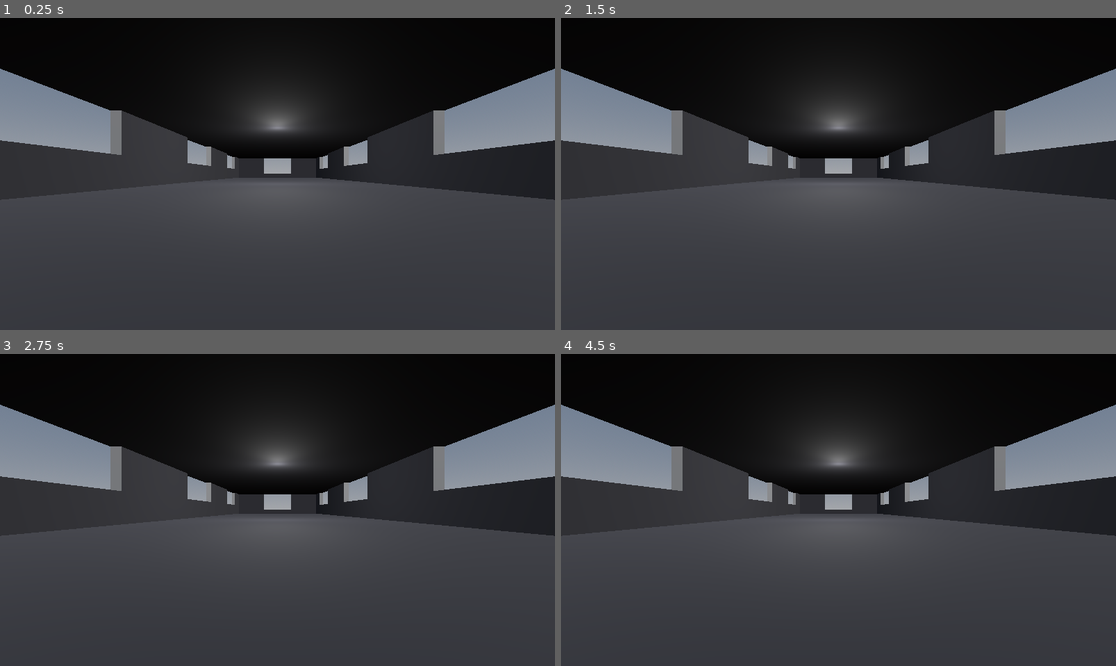
Above: before the commit, frames 1-4 (two rows, left to right).
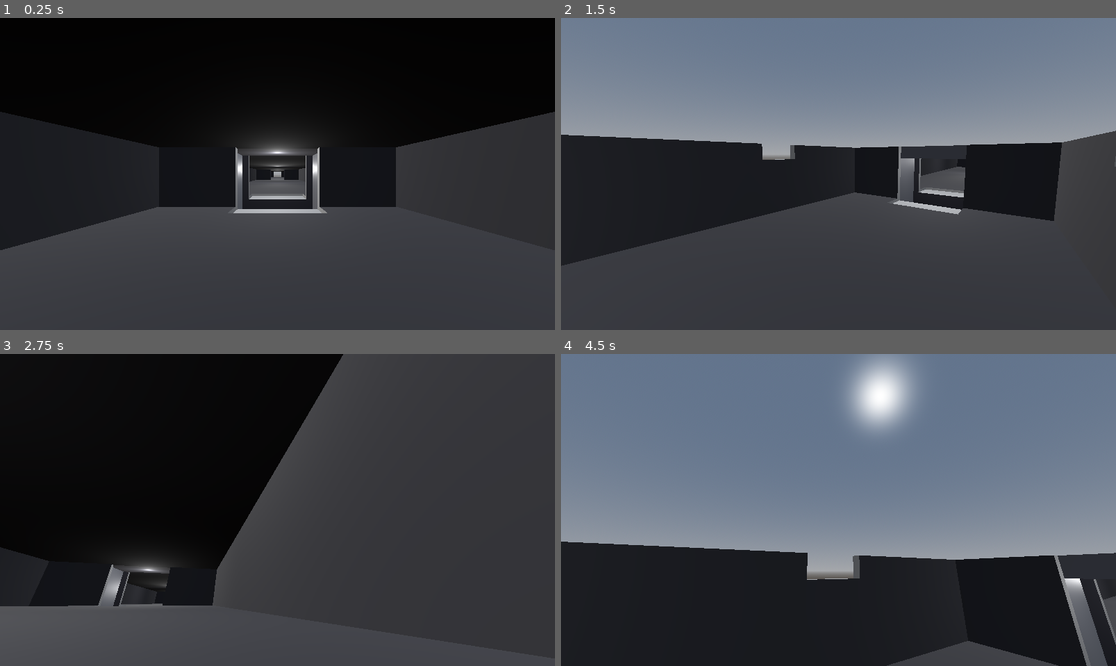
Above: after the commit, the same moments.

Repository: miles5g/zombietrain
Game: Godot game, scene res://world.tscn
The game is run twice, just before and just after one commit, with the same random seed, the same clock (stepped at 60 frames per second) and the same inputs.
Inputs (mouse positions are in pixels of both pictures, inside the frame that each line leads up to):
- Up to frame 1 (0.25 s): no input
- Up to frame 2 (1.5 s): tap Enter at 0.5, 1.35 s; move the mouse to (960, 158) at 0.52 s; hold D (move_right) 0.53-1.28 s; hold Shift (crouch) 0.53-1.28 s; tap Space (jump) at 0.77 s; move the mouse to (727, 189) at 1.27 s; hold S (move_back) from 1.28 s (still down)
- Up to frame 3 (2.75 s): tap Space (jump) at 1.52 s; move the mouse to (333, 441) at 2.02 s; release S (move_back) at 2.03 s; hold D (move_right) from 2.03 s (still down); hold Shift (crouch) from 2.03 s (still down)
- Up to frame 4 (4.5 s): move the mouse to (810, 572) at 2.77 s; release D (move_right) at 2.78 s; release Shift (crouch) at 2.78 s; hold W (move_forward) 2.78-3.53 s; tap Enter at 2.85, 4.35 s; tap Space (jump) at 3.02, 3.77 s; move the mouse to (1005, 556) at 3.52 s; hold Shift (crouch) 3.53-4.28 s; hold A (move_left) from 3.53 s (still down); move the mouse to (672, 463) at 4.27 s

The runs differ from the first frame. In frame 1, 21% of the frame differs, in the area x 0-100%, y 16-75%; in frame 2, 51%; in frame 3, 43%; in frame 4, 91%, in the area x 0-100%, y 0-100%.
Error before the commit: Parse Error: Cannot infer the type of "g" variable because the value doesn't have a set type. (res://player.gd:79)

Commit message:
Gangway: smaller flush connector, same floor level; car spacing; spawn facing forward; explicit collision
Made-with: Cursor

Diff:
--- a/caboose_generator.gd
+++ b/caboose_generator.gd
@@ -1,20 +1,31 @@
-extends Node3D
-
+extends CSGCombiner3D
+
+# Fired when player enters this car's gangway (from previous car) — used for spawn/despawn
 signal player_reached_door
+# Fired when player leaves gangway and enters main body (open door to next car) — start next wave here
+signal player_entered_main_body
 
 # --- Car Dimensions ---
 var hull_size := Vector3(6.0, 4.0, 20.0) # (width, height, length)
 var wall_thickness := 0.2
 # Thicker roof so player doesn't clip through; must be >= wall_thickness and aligned with CSG
 var roof_thickness := 0.4
+# Small gangway flush between cars (short, narrow connector)
+var gangway_length := 2.0
+var gangway_width := 2.8
+var gangway_height := hull_size.y
 
 func _ready() -> void:
+	# CSG collision often doesn't subtract doors reliably, causing an invisible wall.
+	# Use explicit collision instead: floor, roof, and side walls only (no end walls = open doorways).
+	use_collision = false
+
 	# --- Hull (Outer Shell) ---
 	var hull := CSGBox3D.new()
 	hull.name = "Hull"
 	hull.size = hull_size
 	hull.position = Vector3(0, hull_size.y * 0.5, 0) # so floor sits at y=0
-	hull.use_collision = true  # required so hull (and floor/roof) block the player
+	hull.use_collision = false
 	var mat := StandardMaterial3D.new()
 	mat.albedo_color = Color(0.13, 0.13, 0.16) # Slightly lighter than before (not 100% black)
 	hull.material = mat
@@ -50,12 +61,133 @@
 	roof_mat.albedo_color = Color(0.13, 0.13, 0.15)
 	roof.material_override = roof_mat
 	add_child(roof)
-	# Roof collision: same thickness and position as mesh so no gaps
-	var roof_collision := CollisionShape3D.new()
-	roof_collision.shape = BoxShape3D.new()
-	roof_collision.shape.size = Vector3(hull_size.x, roof_thickness, hull_size.z)
-	roof_collision.position = Vector3(0, roof_center_y, 0)
-	add_child(roof_collision)
+	# --- Explicit collision (no CSG): floor, roof, side walls only — no end walls so doorways are open ---
+	var body := StaticBody3D.new()
+	body.name = "CarCollision"
+
+	# Single floor level for whole car + gangway (top of slab = walkable surface)
+	var floor_top_y := wall_thickness
+	var floor_center_y := floor_top_y * 0.5
+
+	var floor_shape := CollisionShape3D.new()
+	floor_shape.shape = BoxShape3D.new()
+	floor_shape.shape.size = Vector3(hull_size.x, wall_thickness, hull_size.z)
+	floor_shape.position = Vector3(0, floor_center_y, 0)
+	body.add_child(floor_shape)
+
+	var roof_shape := CollisionShape3D.new()
+	roof_shape.shape = BoxShape3D.new()
+	roof_shape.shape.size = Vector3(hull_size.x, roof_thickness, hull_size.z)
+	roof_shape.position = Vector3(0, roof_center_y, 0)
+	body.add_child(roof_shape)
+
+	var wall_y := hull_size.y * 0.5
+	var wall_depth := wall_thickness
+	var left_x := -hull_size.x * 0.5 + wall_depth * 0.5
+	var right_x := hull_size.x * 0.5 - wall_depth * 0.5
+	var left_wall := CollisionShape3D.new()
+	left_wall.shape = BoxShape3D.new()
+	left_wall.shape.size = Vector3(wall_depth, hull_size.y, hull_size.z)
+	left_wall.position = Vector3(left_x, wall_y, 0)
+	body.add_child(left_wall)
+	var right_wall := CollisionShape3D.new()
+	right_wall.shape = BoxShape3D.new()
+	right_wall.shape.size = Vector3(wall_depth, hull_size.y, hull_size.z)
+	right_wall.position = Vector3(right_x, wall_y, 0)
+	body.add_child(right_wall)
+
+	# Gangway: floor at same level as main car (floor_center_y)
+	var gangway_center_z := -hull_size.z * 0.5 - gangway_length * 0.5
+	var gangway_floor_shape := CollisionShape3D.new()
+	gangway_floor_shape.shape = BoxShape3D.new()
+	gangway_floor_shape.shape.size = Vector3(gangway_width, wall_thickness, gangway_length)
+	gangway_floor_shape.position = Vector3(0, floor_center_y, gangway_center_z)
+	body.add_child(gangway_floor_shape)
+
+	add_child(body)
+
+	# --- Gangway (small, flush connector: floor same level as main car, then walls, ceiling) ---
+	var gangway_floor_mesh := MeshInstance3D.new()
+	var gw_floor_box := BoxMesh.new()
+	gw_floor_box.size = Vector3(gangway_width, wall_thickness, gangway_length)
+	gangway_floor_mesh.mesh = gw_floor_box
+	gangway_floor_mesh.position = Vector3(0, floor_center_y, gangway_center_z)
+	var gw_floor_mat := StandardMaterial3D.new()
+	gw_floor_mat.albedo_color = Color(0.12, 0.12, 0.14)
+	gw_floor_mat.metallic = 0.15
+	gangway_floor_mesh.material_override = gw_floor_mat
+	add_child(gangway_floor_mesh)
+
+	var gw_wall_mat := StandardMaterial3D.new()
+	gw_wall_mat.albedo_color = Color(0.5, 0.5, 0.52)
+	gw_wall_mat.metallic = 0.6
+	gw_wall_mat.roughness = 0.4
+	var gw_wall_depth := wall_thickness
+	var gw_left := MeshInstance3D.new()
+	gw_left.mesh = BoxMesh.new()
+	(gw_left.mesh as BoxMesh).size = Vector3(gw_wall_depth, gangway_height, gangway_length)
+	gw_left.position = Vector3(-gangway_width * 0.5 + gw_wall_depth * 0.5, gangway_height * 0.5, gangway_center_z)
+	gw_left.material_override = gw_wall_mat
+	add_child(gw_left)
+	var gw_right := MeshInstance3D.new()
+	gw_right.mesh = BoxMesh.new()
+	(gw_right.mesh as BoxMesh).size = Vector3(gw_wall_depth, gangway_height, gangway_length)
+	gw_right.position = Vector3(gangway_width * 0.5 - gw_wall_depth * 0.5, gangway_height * 0.5, gangway_center_z)
+	gw_right.material_override = gw_wall_mat
+	add_child(gw_right)
+
+	var gw_ceiling := MeshInstance3D.new()
+	gw_ceiling.mesh = BoxMesh.new()
+	(gw_ceiling.mesh as BoxMesh).size = Vector3(gangway_width, roof_thickness, gangway_length)
+	gw_ceiling.position = Vector3(0, gangway_height - roof_thickness * 0.5, gangway_center_z)
+	var gw_ceiling_mat := StandardMaterial3D.new()
+	gw_ceiling_mat.albedo_color = Color(0.45, 0.45, 0.48)
+	gw_ceiling_mat.metallic = 0.5
+	gw_ceiling.material_override = gw_ceiling_mat
+	add_child(gw_ceiling)
+
+	var gw_left_col := CollisionShape3D.new()
+	gw_left_col.shape = BoxShape3D.new()
+	gw_left_col.shape.size = Vector3(gw_wall_depth, gangway_height, gangway_length)
+	gw_left_col.position = Vector3(-gangway_width * 0.5 + gw_wall_depth * 0.5, gangway_height * 0.5, gangway_center_z)
+	body.add_child(gw_left_col)
+	var gw_right_col := CollisionShape3D.new()
+	gw_right_col.shape = BoxShape3D.new()
+	gw_right_col.shape.size = Vector3(gw_wall_depth, gangway_height, gangway_length)
+	gw_right_col.position = Vector3(gangway_width * 0.5 - gw_wall_depth * 0.5, gangway_height * 0.5, gangway_center_z)
+	body.add_child(gw_right_col)
+
+	# Placeholder nodes for doors and stations (add level-up, shop, safe-zone content as children)
+	var gangway_room := Node3D.new()
+	gangway_room.name = "GangwayRoom"
+	gangway_room.position = Vector3(0, 0, gangway_center_z)
+	add_child(gangway_room)
+	var door_prev := Node3D.new()
+	door_prev.name = "DoorToPreviousCar"
+	door_prev.position = Vector3(0, gangway_height * 0.5, -gangway_length * 0.5)
+	gangway_room.add_child(door_prev)
+	var door_next := Node3D.new()
+	door_next.name = "DoorToNextCar"
+	door_next.position = Vector3(0, gangway_height * 0.5, gangway_length * 0.5)
+	gangway_room.add_child(door_next)
+	var level_up := Node3D.new()
+	level_up.name = "LevelUpStation"
+	level_up.position = Vector3(-gangway_width * 0.25, 1.0, 0)
+	gangway_room.add_child(level_up)
+	var weapon_shop := Node3D.new()
+	weapon_shop.name = "WeaponShop"
+	weapon_shop.position = Vector3(gangway_width * 0.25, 1.0, 0)
+	gangway_room.add_child(weapon_shop)
+	var safe_zone := Node3D.new()
+	safe_zone.name = "SafeZone"
+	safe_zone.position = Vector3(0, 0, 0)
+	gangway_room.add_child(safe_zone)
+
+	var gw_light := OmniLight3D.new()
+	gw_light.light_energy = 1.0
+	gw_light.omni_range = 8.0
+	gw_light.position = Vector3(0, gangway_height - 0.5, gangway_center_z)
+	add_child(gw_light)
 
 	# --- Interior Lighting (OmniLight at ceiling center) ---
 	var ceiling_light := OmniLight3D.new()
@@ -64,71 +196,89 @@
 	ceiling_light.position = Vector3(0, hull_size.y - roof_thickness - 0.2, 0)
 	add_child(ceiling_light)
 
-	# --- Windows (side cutouts), spaced along Z, at 'eye level', avoiding doors ---
-	var player_eye_level := 1.5 # meters above ground
-	var bench_height := 0.6     # meters, space beneath window for bench
-	var window_clear_above_bench := 0.2 # extra gap above bench
-
-	# Calculate window vertical placement: ideally just above the bench area, but still aesthetically spaced
-	var window_bottom = bench_height + window_clear_above_bench
-	var window_height = hull_size.y * 0.34
-	var eye_level_y = window_bottom + (window_height * 0.5)
-
-	# Ensure does not exceed hull
-	var max_window_y = hull_size.y - wall_thickness - (window_height * 0.5) - 0.15
-	var window_y = min(eye_level_y, max_window_y)
-	var window_width = 1.05
-	var window_length = 2.2
-
-	# Calculate window count & placement so they do not overlap with doors
-	var door_width = hull_size.x * 0.33
-	var door_height = hull_size.y * 0.75
-	var door_thickness = wall_thickness + 0.05
-	var door_size = Vector3(door_width, door_height, door_thickness)
-	var door_y = (door_height * 0.5) + (hull_size.y - door_height) * 0.5
-	var z_offset = (hull_size.z/2) - (door_thickness*0.5)
-	var door_edge_buffer = window_length * 0.6 # don't let windows overlap with doors
-
-	var side_zone_start = -hull_size.z*0.5 + door_thickness + door_edge_buffer + window_length*0.5
-	var side_zone_end   =  hull_size.z*0.5 - door_thickness - door_edge_buffer - window_length*0.5
-
-	var num_windows_per_side = 3 # Default to 3, try 4 if spacing allows
-	var side_zone_length = side_zone_end - side_zone_start
-	if side_zone_length >= (window_length * 3.8): # favor 4 if there's room
+	# --- Windows: smaller, square, centered on side-wall vertical midpoint ---
+	var window_size := Vector3(0.8, 0.8, 1.0)
+	var window_y := hull_size.y * 0.5  # vertical midpoint of wall
+
+	# Door and window placement: doors at ends, windows centered strictly on side-wall sections
+	var door_width := hull_size.x * 0.33
+	var door_height := hull_size.y * 0.75
+	# Deep enough that the subtraction fully cuts through the end wall (no invisible barrier)
+	var door_thickness := 1.0
+	var z_offset := (hull_size.z / 2.0) - (door_thickness * 0.5)
+
+	# Floor is top of floor slab (y = wall_thickness); door bottom slightly below = seamless, no ledge
+	var floor_height := wall_thickness
+	var door_bottom := floor_height - 0.1
+	var door_center_y := door_bottom + door_height * 0.5
+	var door_size := Vector3(door_width, door_height, door_thickness)
+
+	# Space windows well away from doors so they sit on the main side-wall sections
+	var door_edge_buffer := 2.2
+	var side_zone_start := -hull_size.z * 0.5 + door_thickness + door_edge_buffer + window_size.z * 0.5
+	var side_zone_end := hull_size.z * 0.5 - door_thickness - door_edge_buffer - window_size.z * 0.5
+	var side_zone_length := side_zone_end - side_zone_start
+	var num_windows_per_side := 3
+	if side_zone_length >= window_size.z * 3.5:
 		num_windows_per_side = 4
 
-	# Place windows evenly in side zones
-	for side in [-1, 1]: # left (-1) and right (+1)
-		var x_offset = (hull_size.x * 0.5) - (wall_thickness * 0.5)
+	for side in [-1, 1]:
+		var x_offset := (hull_size.x * 0.5) - (wall_thickness * 0.5)
 		for i in range(num_windows_per_side):
-			var t = float(i)/(num_windows_per_side-1) if num_windows_per_side>1 else 0.5
-			var window_z = lerp(side_zone_start, side_zone_end, t)
+			var t := float(i) / (num_windows_per_side - 1) if num_windows_per_side > 1 else 0.5
+			var window_z := lerpf(side_zone_start, side_zone_end, t)
 			var window := CSGBox3D.new()
-			window.size = Vector3(window_width, window_height, window_length)
+			window.size = window_size
 			window.position = Vector3(side * x_offset, window_y, window_z)
 			window.operation = CSGShape3D.OPERATION_SUBTRACTION
 			hull.add_child(window)
 
-	# --- End Doors (front & back), size relative to hull height ---
+	_setup_trigger()
+
+	# --- End Doors last: so they definitely cut the collision shape (no invisible barrier) ---
 	for door_z in [z_offset, -z_offset]:
 		var door := CSGBox3D.new()
 		door.size = door_size
-		door.position = Vector3(0, door_y, door_z)
+		door.position = Vector3(0, door_center_y, door_z)
 		door.operation = CSGShape3D.OPERATION_SUBTRACTION
 		hull.add_child(door)
 
-	_setup_trigger()
-
 func _setup_trigger() -> void:
-	var area := Area3D.new()
-	area.position = Vector3(0, hull_size.y * 0.5, hull_size.z * 0.5 - 0.5)
-	add_child(area)
-	var shape := CollisionShape3D.new()
-	shape.shape = BoxShape3D.new()
-	shape.shape.size = Vector3(hull_size.x * 0.67, hull_size.y, 1)
-	area.add_child(shape)
-	area.body_entered.connect(func(body):
-		if body.name == "Player":
-			player_reached_door.emit()
-			area.queue_free()
-	)
+	var gw_center_z := -hull_size.z * 0.5 - gangway_length * 0.5
+	# 1) Entrance to gangway: when player enters from previous car → spawn next car, despawn oldest
+	var entrance_area := Area3D.new()
+	entrance_area.name = "GangwayEntranceTrigger"
+	entrance_area.position = Vector3(0, hull_size.y * 0.5, gw_center_z + 1.0)
+	add_child(entrance_area)
+	var entrance_shape := CollisionShape3D.new()
+	entrance_shape.shape = BoxShape3D.new()
+	entrance_shape.shape.size = Vector3(gangway_width * 0.9, hull_size.y, gangway_length * 0.8)
+	entrance_area.add_child(entrance_shape)
+	entrance_area.body_entered.connect(_on_entered_gangway)
+
+	# 2) Door to main body: when player leaves gangway and enters main car → next wave/level starts here
+	var main_body_area := Area3D.new()
+	main_body_area.name = "DoorToNextCarTrigger"
+	main_body_area.position = Vector3(0, hull_size.y * 0.5, -hull_size.z * 0.5 + 1.5)
+	add_child(main_body_area)
+	var main_body_shape := CollisionShape3D.new()
+	main_body_shape.shape = BoxShape3D.new()
+	main_body_shape.shape.size = Vector3(gangway_width * 0.9, hull_size.y, 2.0)
+	main_body_area.add_child(main_body_shape)
+	main_body_area.body_entered.connect(_on_entered_main_body)
+
+func _on_entered_gangway(body: Node3D) -> void:
+	if body.name == "Player":
+		player_reached_door.emit()
+		for c in get_children():
+			if c.name == "GangwayEntranceTrigger":
+				c.queue_free()
+				break
+
+func _on_entered_main_body(body: Node3D) -> void:
+	if body.name == "Player":
+		player_entered_main_body.emit()
+		for c in get_children():
+			if c.name == "DoorToNextCarTrigger":
+				c.queue_free()
+				break
--- a/player.gd
+++ b/player.gd
@@ -76,7 +76,7 @@
 
 	# Apply gravity; use stronger gravity when falling so jump feels snappier
 	if not is_on_floor():
-		var g := GRAVITY * delta
+		var g: float = GRAVITY * delta
 		if velocity.y < 0.0:
 			g *= FALL_GRAVITY_MULTIPLIER
 		velocity.y -= g
--- a/train_manager.gd
+++ b/train_manager.gd
@@ -1,11 +1,16 @@
 extends Node3D
 
 @onready var caboose_scene = preload("res://caboose.tscn")
-var car_length: float = 20.0
+# Main car body length (must match hull_size.z in caboose)
+var car_body_length: float = 20.0
+# Gap between cars = gangway; space cars so gangway sits in gap (no overlap with preceding car)
+var gangway_length: float = 2.0
+var car_length: float = 20.0  # car_body_length + gangway_length, set in _ready
 var spawn_index: int = 0
 var cars: Array = []
 
 func _ready():
+	car_length = car_body_length + gangway_length
 	for i in range(3):
 		spawn_next_car()
 
--- a/world.tscn
+++ b/world.tscn
@@ -2,9 +2,6 @@
 
 [ext_resource type="Script" uid="uid://b4by7px2ulil1" path="res://player.gd" id="1_f3sb7"]
 [ext_resource type="Script" uid="uid://co2twgj8uttal" path="res://train_manager.gd" id="2_tlwt5"]
-
-[sub_resource type="StandardMaterial3D" id="StandardMaterial3D_f3sb7"]
-albedo_color = Color(0.42042378, 0.23126245, 0.04872697, 1)
 
 [sub_resource type="CapsuleShape3D" id="CapsuleShape3D_fj7yv"]
 
@@ -19,14 +16,8 @@
 
 [node name="World" type="Node3D" unique_id=750443894]
 
-[node name="Floor" type="CSGBox3D" parent="." unique_id=580582366]
-transform = Transform3D(1, 0, 0, 0, 1, 0, 0, 0, 1, -0.020446777, 0.04840088, -0.016113281)
-use_collision = true
-size = Vector3(10, 0.5, 20)
-material = SubResource("StandardMaterial3D_f3sb7")
-
 [node name="Player" type="CharacterBody3D" parent="." unique_id=1867708592]
-transform = Transform3D(1, 0, 0, 0, 1, 0, 0, 0, 1, 0, 1.1, 5)
+transform = Transform3D(-1, 0, 0, 0, 1, 0, 0, 0, -1, 0, 1.1, 5)
 script = ExtResource("1_f3sb7")
 
 [node name="CollisionShape3D" type="CollisionShape3D" parent="Player" unique_id=834186773]
